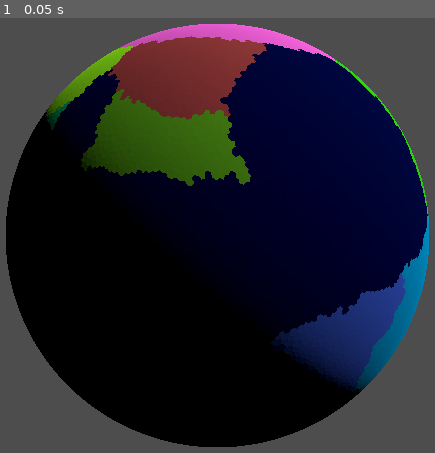
Above: before the commit, frame 1.
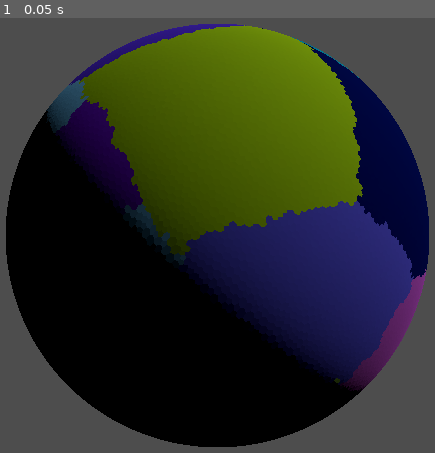
Above: after the commit, the same moment.

Repository: spuddydev/planetastic
Game: Godot game, scene res://src/planet/planet.tscn
Same seed, same stepped clock (60 frames per second), same inputs: the game is played once before the commit and once after it.
Inputs:
- Up to frame 1 (0.05 s): no input

The runs differ from the first frame. In frame 1, 35% of the frame differs, in the area x 10-99%, y 1-99%.

Commit message:
fix: compute plate movement vectors based upon final center

Diff:
--- a/src/planet/planet.tscn
+++ b/src/planet/planet.tscn
@@ -5,16 +5,14 @@
 
 [sub_resource type="Resource" id="Resource_oahgr"]
 script = ExtResource("2_tq3wj")
-plate_count = 60
-oceanic_ratio = 0.4
+plate_count = 45
 growth_rate_min = 0.6
 metadata/_custom_type_script = "uid://cdieul70hg638"
 
 [node name="Planet" type="Node3D" unique_id=2084971532]
 script = ExtResource("1_planet")
-planet_seed = -33
+planet_seed = -35
 level = 6
-distortion = 0.75
 radius = 10.0
 generation_method = SubResource("Resource_oahgr")
 
--- a/src/tectonics/plate_seeder.gd
+++ b/src/tectonics/plate_seeder.gd
@@ -31,10 +31,10 @@
 	var plates := _create_plates(seed_indices, cells, count)
 	_assign_types(plates, oceanic_ratio, rng)
 	_assign_desired_elevations(plates, rng)
-	_assign_movements(plates, rng, speed_min, speed_max)
 
 	var cell_plate_map := _flood_fill(cells, plates, rng, growth_min, growth_max)
 	_recompute_centres(cells, plates)
+	_assign_movements(plates, rng, speed_min, speed_max)
 
 	return {"plates": plates, "cell_plate_map": cell_plate_map}
 
--- a/tests/unit/test_plate_seeder.gd
+++ b/tests/unit/test_plate_seeder.gd
@@ -115,6 +115,18 @@
 					% [plate.id, plate.desired_elevation]
 				),
 			)
+
+
+func test_movement_is_tangent_to_sphere() -> void:
+	# Movement vector should be perpendicular to the plate centre normal
+	var result := _seed_plates()
+	var plates: Array[Plate] = result["plates"]
+	for plate in plates:
+		var normal := plate.centre.normalized()
+		var dot := absf(plate.movement.dot(normal))
+		assert_almost_eq(
+			dot, 0.0, 0.01, "plate %d movement should be tangent (dot=%f)" % [plate.id, dot]
+		)
 
 
 func test_movement_vectors_are_nonzero() -> void:
